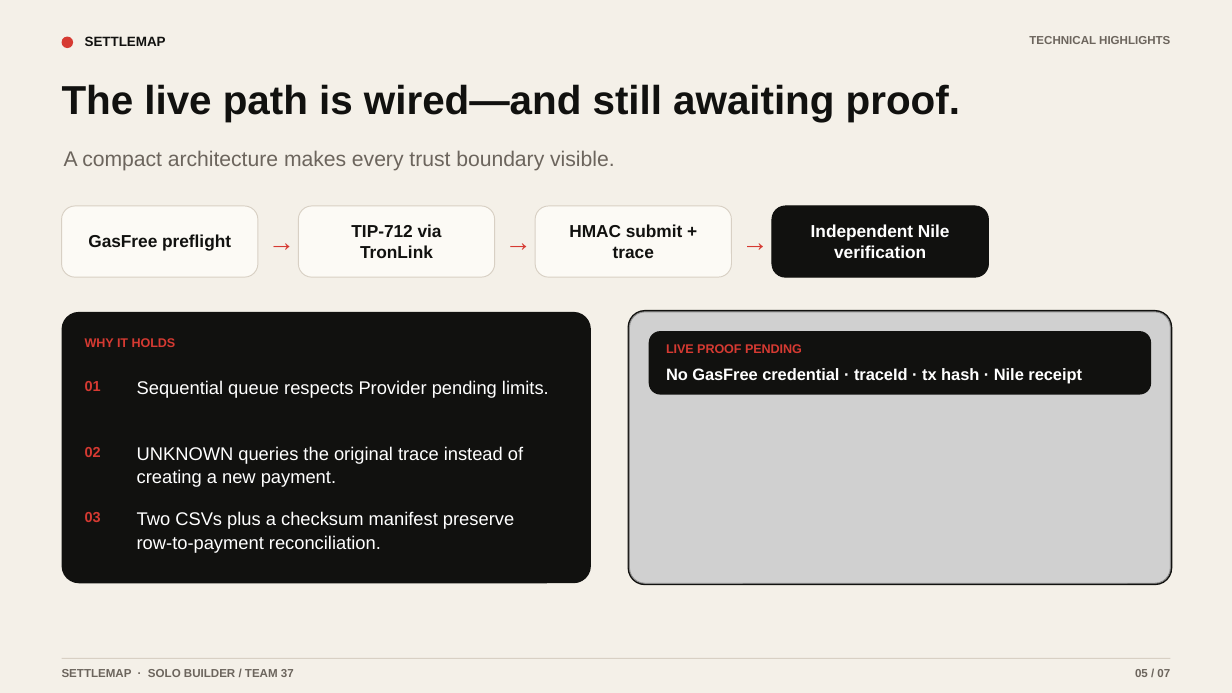
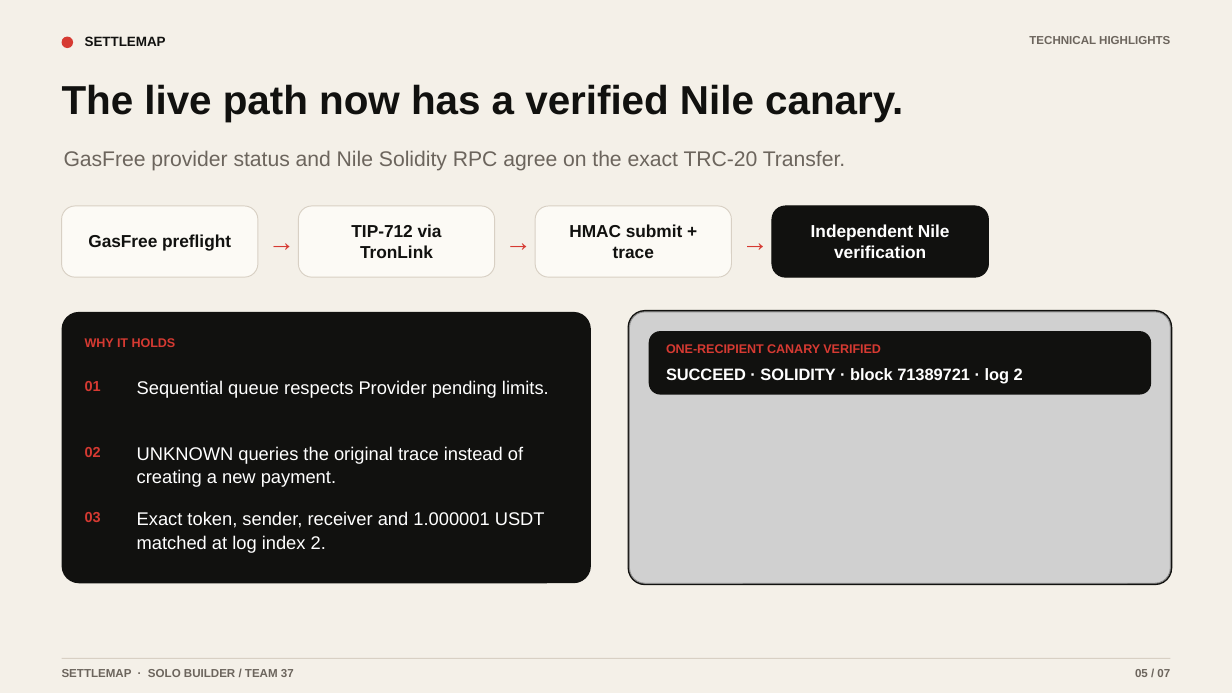
Before and after one commit to Jimmycoding0301/gwdc-2026-settlemap, a slide deck: slide 5 of docs/submission/pitch-deck.pptx. Drawn at 1232x693 pixels with LibreOffice and Linux fonts; fonts in the diff are those of the drawing; grey boxes stand for pictures. Boxes give left, top, right and bottom in pixels: in the first picture for what was removed or moved away, otherwise in the second. Text is boxed around its words. In the diff, an @@ line names an element or a change of style, - is before the commit and + after.

Commit message:
Add verified GasFree Nile canary evidence

```diff
--- a/docs/submission/pitch-deck.pptx
+++ b/docs/submission/pitch-deck.pptx
@@ text at box(62, 84, 903, 122): text changed @@
-The live path is wired—and still awaiting proof.
+The live path now has a verified Nile canary.
@@ text at box(64, 150, 845, 171): text changed @@
-A compact architecture makes every trust boundary visible.
+GasFree provider status and Nile Solidity RPC agree on the exact TRC-20 Transfer.
@@ text at box(666, 344, 881, 353): text changed @@
-LIVE PROOF PENDING
+ONE-RECIPIENT CANARY VERIFIED
@@ text at box(666, 368, 1023, 383): text changed @@
-No GasFree credential · traceId · tx hash · Nile receipt
+SUCCEED · SOLIDITY · block 71389721 · log 2
@@ text at box(137, 511, 545, 553): text changed @@
-Two CSVs plus a checksum manifest preserve row-to-payment reconciliation.
+Exact token, sender, receiver and 1.000001 USDT matched at log index 2.
```
Also in this commit, not shown: 2 other slides changed, 11 other files.
